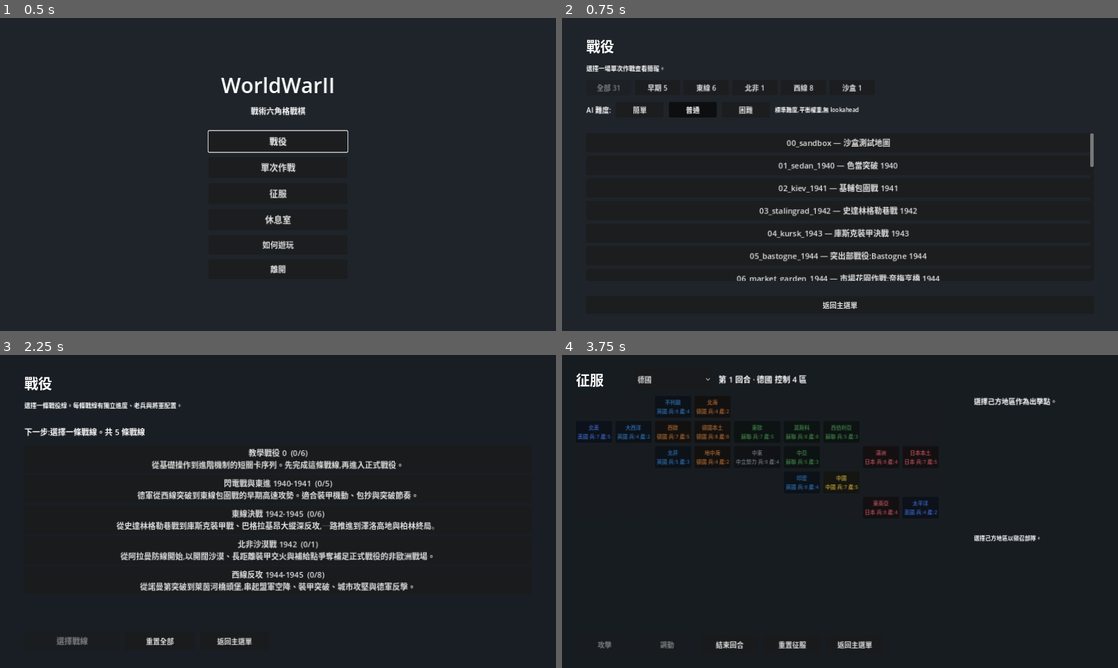
Above: before the commit, frames 1-4 (two rows, left to right).
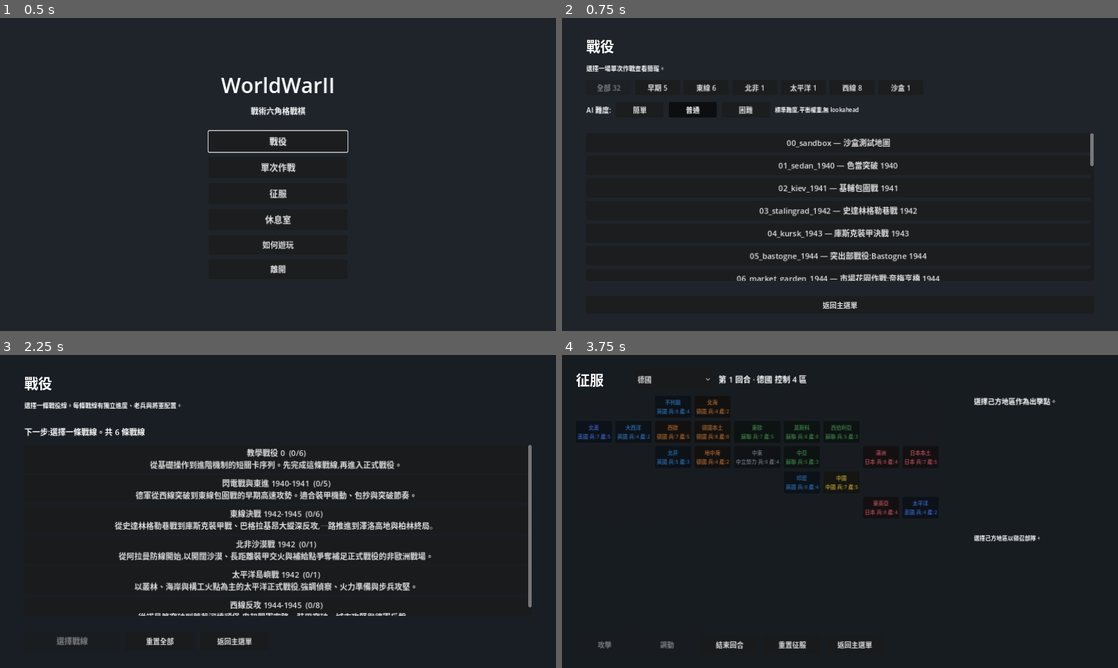
Above: after the commit, the same moments.

Repository: Fischer-Zhang/WorldWarII
Game: Godot game, scene res://scenes/main_menu.tscn
Same seed, same stepped clock (60 frames per second), same inputs: the game is played once before the commit and once after it.
Inputs:
- Up to frame 1 (0.5 s): no input
- Up to frame 2 (0.75 s): click "單次作戰" at 0.5 s
- Up to frame 3 (2.25 s): click "返回主選單" at 1.25 s; click "戰役" at 2 s
- Up to frame 4 (3.75 s): click "返回主選單" at 2.75 s; click "征服" at 3.5 s

Frame 1 is identical in both runs. In frame 2, 0.2% of the frame differs, in the area x 9-96%, y 21-48%; in frame 3, 7.0%, in the area x 20-96%, y 23-84%; in frame 4, nothing differs.

Commit message:
Add pacific jungle campaign battle

Diff:
--- a/data/campaigns.json
+++ b/data/campaigns.json
@@ -41,6 +41,13 @@
       "north_01_el_alamein_1942"
     ]
   },
+  "pacific_front": {
+    "title": "太平洋島嶼戰 1942",
+    "description": "以叢林、海岸與構工火點為主的太平洋正式戰役,強調偵察、火力準備與步兵攻堅。",
+    "scenario_order": [
+      "pacific_01_guadalcanal_1942"
+    ]
+  },
   "western_front": {
     "title": "西線反攻 1944-1945",
     "description": "從諾曼第突破到萊茵河橋頭堡,串起盟軍空降、裝甲突破、城市攻堅與德軍反擊。",
--- /dev/null
+++ b/data/scenarios/pacific_01_guadalcanal_1942.json
@@ -0,0 +1,78 @@
+{
+  "id": "pacific_01_guadalcanal_1942",
+  "title": "瓜達康納爾叢林戰 1942",
+  "briefing": "1942 年 8 月。美軍陸戰隊登上瓜達康納爾,準備清除亨德森機場周邊的日軍據點。海岸線限制機動,叢林遮蔽視線,機槍火點和反戰車砲會把正面推進變成消耗戰。\n\n你的任務:在 11 個回合內殲滅日軍守備隊。日軍只要拖到夜間反擊前仍有戰鬥力,就能守住島上縱深。\n\n次要目標:奪取中央補給村可讓突擊部隊整隊恢復;摧毀日軍機槍火點可壓制周邊守軍。\n\n戰術提示:叢林會擋視線,先用步兵與輕戰車逼近偵察,再讓火箭砲打擊密集守軍。工兵能靠近構工火點,替後續攻擊拆掉防禦。",
+  "map": {
+    "width": 16,
+    "height": 10,
+    "tiles": [
+      ["sea", "sea", "plain", "plain", "plain", "jungle", "plain", "plain", "town", "plain", "jungle", "plain", "plain", "plain", "sea", "sea"],
+      ["sea", "plain", "plain", "jungle", "plain", "plain", "plain", "jungle", "plain", "plain", "plain", "plain", "jungle", "plain", "plain", "sea"],
+      ["plain", "plain", "jungle", "plain", "plain", "plain", "town", "plain", "plain", "jungle", "plain", "plain", "plain", "jungle", "plain", "plain"],
+      ["plain", "jungle", "plain", "plain", "jungle", "plain", "plain", "road", "road", "plain", "plain", "jungle", "plain", "plain", "town", "plain"],
+      ["plain", "plain", "plain", "jungle", "plain", "plain", "road", "plain", "town", "road", "plain", "plain", "jungle", "plain", "plain", "plain"],
+      ["plain", "jungle", "plain", "plain", "plain", "jungle", "plain", "road", "plain", "plain", "road", "plain", "plain", "jungle", "plain", "plain"],
+      ["plain", "plain", "jungle", "plain", "town", "plain", "plain", "plain", "jungle", "plain", "plain", "plain", "town", "plain", "plain", "plain"],
+      ["sea", "plain", "plain", "plain", "jungle", "plain", "plain", "plain", "plain", "jungle", "plain", "plain", "plain", "plain", "plain", "sea"],
+      ["sea", "sea", "plain", "plain", "plain", "plain", "jungle", "plain", "plain", "plain", "jungle", "plain", "plain", "plain", "sea", "sea"],
+      ["sea", "sea", "sea", "plain", "plain", "plain", "plain", "plain", "jungle", "plain", "plain", "plain", "plain", "sea", "sea", "sea"]
+    ]
+  },
+  "factions": [
+    {
+      "id": "allies",
+      "name": "美國陸戰隊",
+      "controller": "player",
+      "color": "#3b65c7"
+    },
+    {
+      "id": "axis",
+      "name": "日軍守備隊",
+      "controller": "ai",
+      "ai": "defensive",
+      "color": "#b44f5a"
+    }
+  ],
+  "units": [
+    {"faction": "allies", "type": "infantry", "name": "陸戰隊 a", "at": [2, 7], "general": "bradley"},
+    {"faction": "allies", "type": "infantry", "name": "陸戰隊 b", "at": [3, 8]},
+    {"faction": "allies", "type": "engineer", "name": "海軍工兵", "at": [3, 6]},
+    {"faction": "allies", "type": "light_tank", "name": "M3 Stuart", "at": [2, 5]},
+    {"faction": "allies", "type": "rocket_artillery", "name": "海岸火箭排", "at": [1, 6]},
+    {"faction": "allies", "type": "mg_team", "name": "M1919 支援組", "at": [2, 8]},
+    {"id": "axis_jungle_mg", "faction": "axis", "type": "mg_team", "name": "叢林機槍火點", "at": [12, 6], "dig_in": 2},
+    {"faction": "axis", "type": "infantry", "name": "日軍步兵 a", "at": [12, 4], "dig_in": 1},
+    {"faction": "axis", "type": "infantry", "name": "日軍步兵 b", "at": [13, 6], "dig_in": 1},
+    {"faction": "axis", "type": "infantry", "name": "日軍步兵 c", "at": [11, 3], "dig_in": 1},
+    {"faction": "axis", "type": "at_gun", "name": "37 mm 速射砲", "at": [13, 3]},
+    {"faction": "axis", "type": "artillery", "name": "山砲", "at": [14, 7]}
+  ],
+  "secondary_objectives": [
+    {
+      "id": "guadalcanal_supply_village",
+      "type": "capture",
+      "label": "奪取補給村",
+      "faction": "allies",
+      "target": [8, 4],
+      "rewards": [{"type": "xp", "amount": 1}, {"type": "recover_suppression", "amount": 2}]
+    },
+    {
+      "id": "guadalcanal_mg_bunker",
+      "type": "destroy_unit",
+      "label": "摧毀叢林機槍",
+      "faction": "allies",
+      "target_unit": "axis_jungle_mg",
+      "rewards": [{"type": "xp", "amount": 1}, {"type": "suppress_enemies", "amount": 1, "radius": 2}]
+    }
+  ],
+  "victory": {
+    "allies": {
+      "type": "eliminate",
+      "by_turn": 11
+    },
+    "axis": {
+      "type": "survive",
+      "by_turn": 11
+    }
+  }
+}
--- a/scripts/ui/scenario_select.gd
+++ b/scripts/ui/scenario_select.gd
@@ -13,6 +13,7 @@
 	"blitzkrieg_early_war": "早期",
 	"eastern_front": "東線",
 	"north_africa": "北非",
+	"pacific_front": "太平洋",
 	"western_front": "西線",
 	CATEGORY_SANDBOX: "沙盒",
 }
Not shown, changed: README.md
Not shown, changed: docs/DEMO_SCRIPT.md
Not shown, changed: docs/progress/balance_report.md
Not shown, changed: docs/progress/scenario_balance_report.md
Not shown, changed: docs/progress/scenario_probe.md
